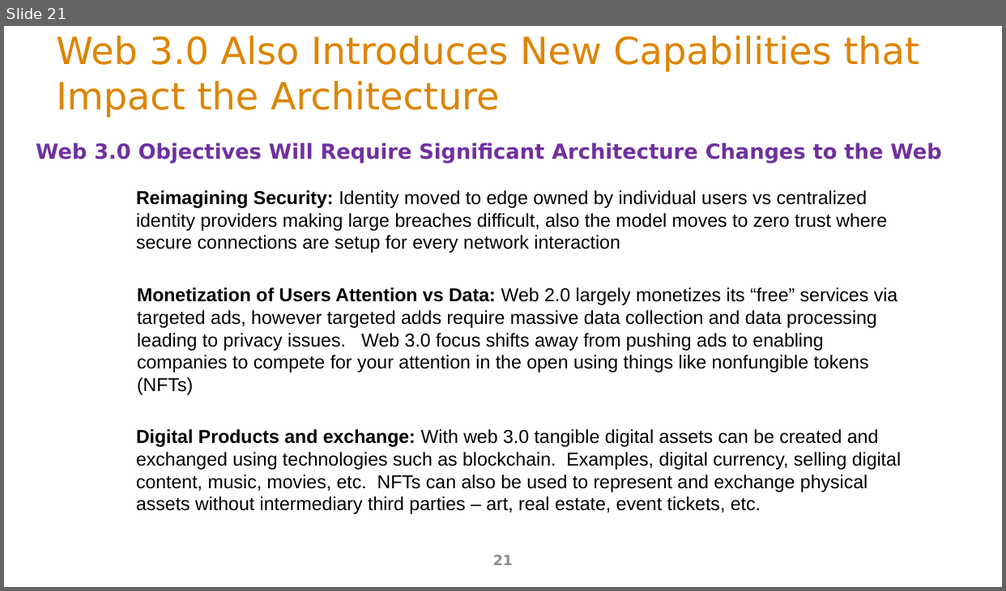
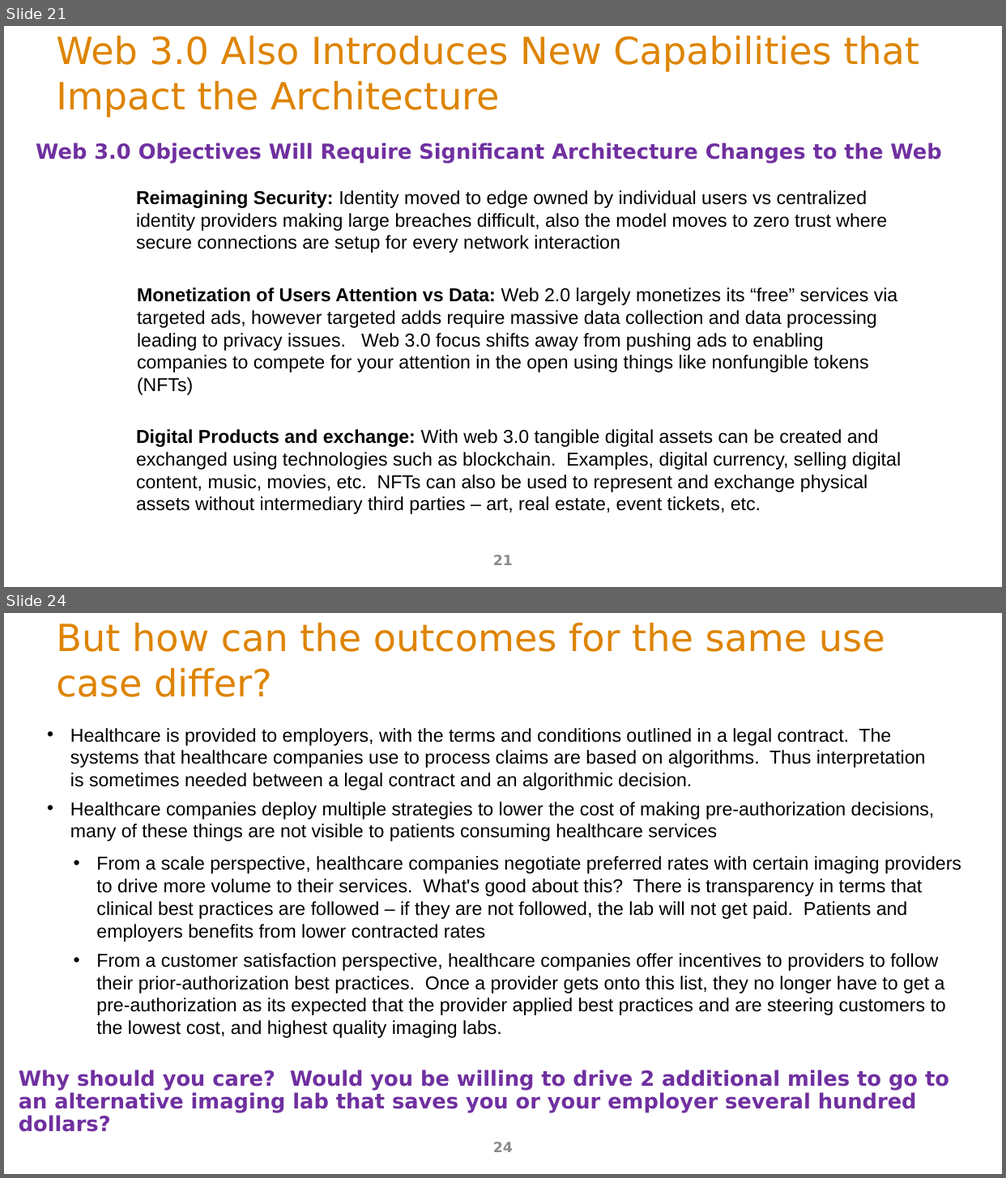
Before and after one commit to ArchitectingSoftware/SE577-SoftwareArchitecture, a slide deck: lectures/m5WebAndApiArchitecture.pptx. Shown one above the other, each under a label of ours: slide 21 before the commit, slides 21 and 24 after it; the slides between them are not shown. The pictures are 1006x591 and 1006x1178 pixels, drawn with LibreOffice and Linux fonts; fonts in the diff are those of the drawing. Boxes give left, top, right and bottom in pixels: in the first picture for what was removed or moved away, otherwise in the second. Text is boxed around its words. In the diff, an @@ line names an element or a change of style, - is before the commit and + after.

```diff
--- a/lectures/m5WebAndApiArchitecture.pptx
+++ b/lectures/m5WebAndApiArchitecture.pptx
@@ slide 24 added at (x1=4, y1=613, x2=1002, y2=1174), background #FFFFFF @@
@@ title added at (x1=56, y1=623, x2=885, y2=697), 36 pt, text #DE8400 @@
+But how can the outcomes for the same use case differ?
@@ text added at (x1=70, y1=728, x2=935, y2=841), 18 pt, text #000000 @@
+• Healthcare is provided to employers, with the terms and conditions outlined in a legal contract. The systems that healthcare companies use to process claims are based on algorithms. Thus interpretation is sometimes needed between a legal contract and an algorithmic decision.
+• Healthcare companies deploy multiple strategies to lower the cost of making pre-authorization decisions, many of these things are not visible to patients consuming healthcare services
@@ text added at (x1=96, y1=856, x2=961, y2=942), 18 pt, text #000000 @@
+• From a scale perspective, healthcare companies negotiate preferred rates with certain imaging providers to drive more volume to their services. What's good about this? There is transparency in terms that clinical best practices are followed – if they are not followed, the lab will not get paid. Patients and employers benefits from lower contracted rates
@@ text added at (x1=96, y1=953, x2=946, y2=1038), 18 pt, text #000000 @@
+• From a customer satisfaction perspective, healthcare companies offer incentives to providers to follow their prior-authorization best practices. Once a provider gets onto this list, they no longer have to get a pre-authorization as its expected that the provider applied best practices and are steering customers to the lowest cost, and highest quality imaging labs.
@@ text added at (x1=19, y1=1070, x2=949, y2=1132), 20 pt, text #7030A0, bold @@
+Why should you care? Would you be willing to drive 2 additional miles to go to an alternative imaging lab that saves you or your employer several hundred dollars?
@@ page number added at (x1=493, y1=1142, x2=513, y2=1152), 13.5 pt, text #8C8C8C @@
+24
```
Also in this commit, not shown: 13 other slides added, 1 other file.
